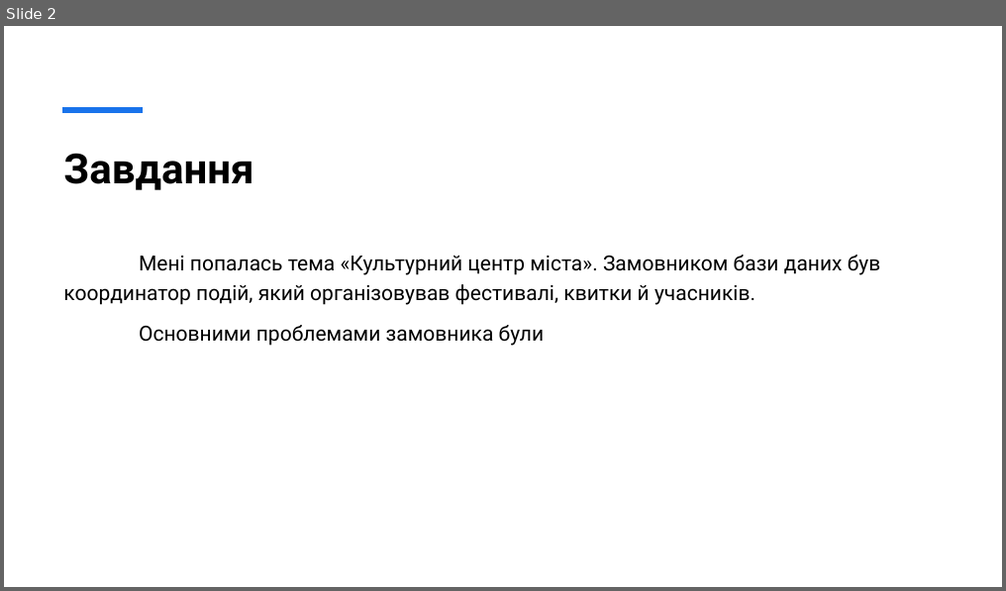
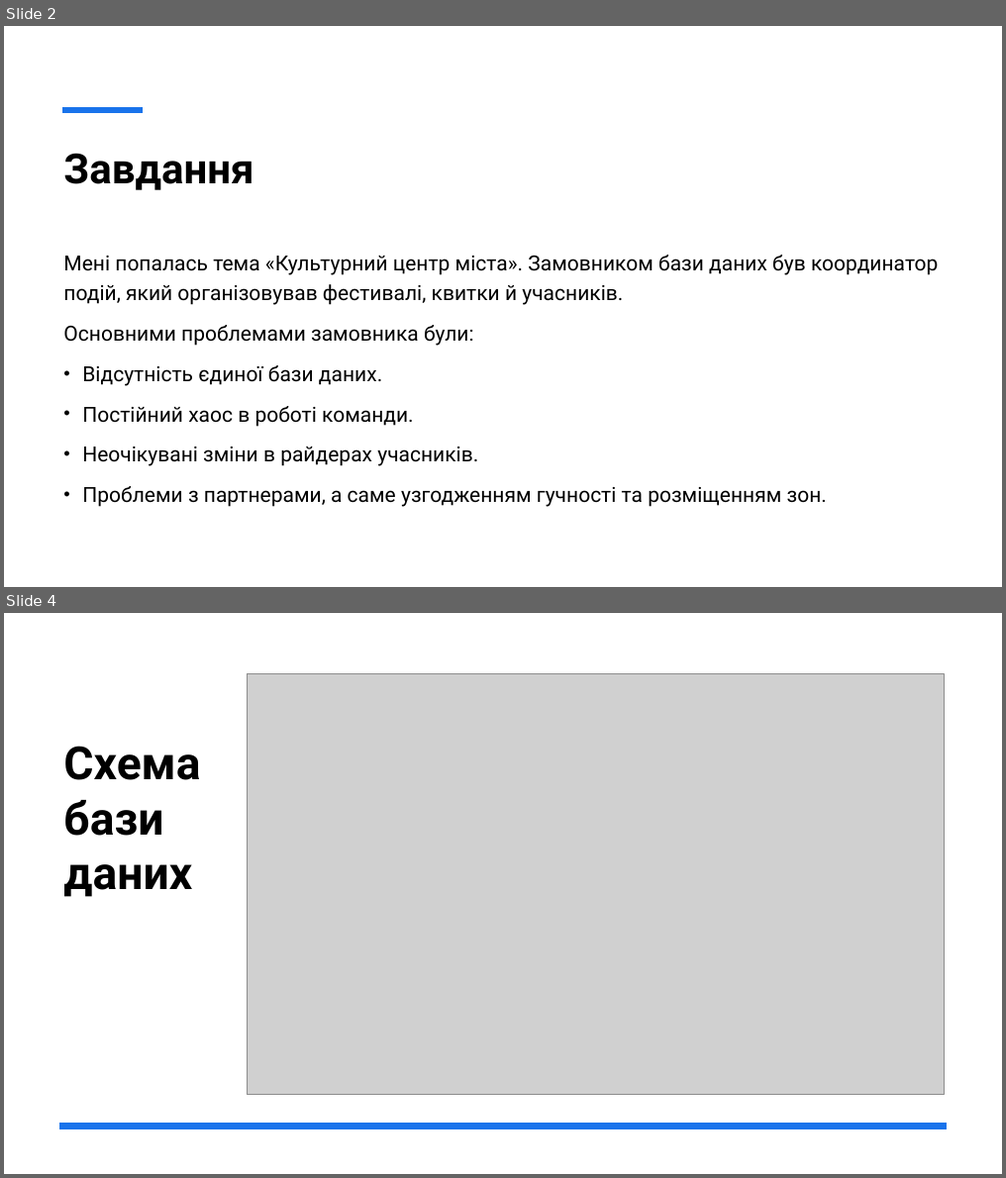
Before and after one commit to emissuu/UniTasks, a slide deck: C#/Lab2/Підсумки другої лабораторної роботи.pptx. Shown one above the other, each under a label of ours: slide 2 before the commit, slides 2 and 4 after it; the slides between them are not shown. The pictures are 1006x591 and 1006x1178 pixels, drawn with LibreOffice and Linux fonts; fonts in the diff are those of the drawing; grey boxes stand for pictures. Boxes give left, top, right and bottom in pixels: in the first picture for what was removed or moved away, otherwise in the second. Text is boxed around its words. In the diff, an @@ line names an element or a change of style, - is before the commit and + after.

```diff
--- a/C#/Lab2/Підсумки другої лабораторної роботи.pptx
+++ b/C#/Lab2/Підсумки другої лабораторної роботи.pptx
@@ slide 4 added at <box>4,613,1002,1174</box>, background #FFFFFF @@
@@ picture added at <box>247,673,944,1095</box> @@
@@ title added at <box>63,746,200,897</box>, 44 pt, text #000000, bold @@
+Схема бази даних
@@ line added from (59, 1127) to (947, 1127), #1973EB 6 pt @@
@@ slide 2 changed as well @@
@@ text at <box>63,325,827,507</box>: text changed @@
-Основними проблемами замовника були
+Основними проблемами замовника були:
+• Відсутність єдиної бази даних.
+• Постійний хаос в роботі команди.
+• Неочікувані зміни в райдерах учасників.
+• Проблеми з партнерами, а саме узгодженням гучності та розміщенням зон.
```
Also in this commit, not shown: 1 other slide changed, 9 other slides added, 1 other file.
